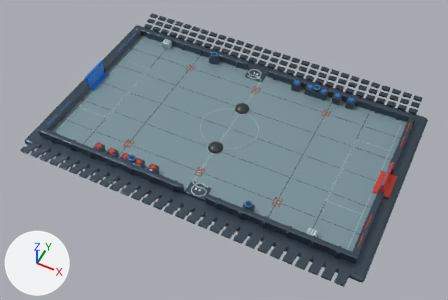
The Blender file assets/arena.blend: old version first, new version second.
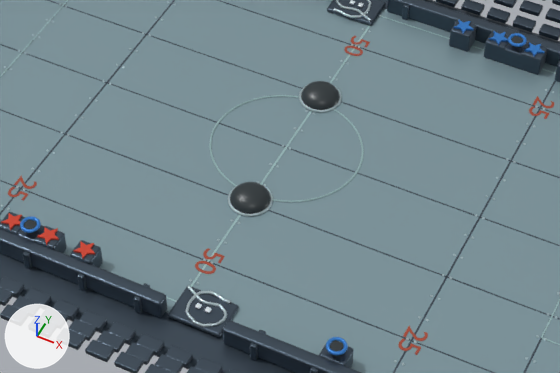
Old and new are each drawn whole from a camera (50 mm lens) standing at (25.0, -51.6, 59.8) and looking at (0.5, -2.5, -1.5) and again close up on the part from 27% to 74% of the width and 24% to 71% of the height. Arrows for +X, +Y and +Z are at lower left; the lights stay in place. The older version's two pictures come first.

Before the edit, the objects in view are built like this:
```python
ob_scoredome = bpy.data.objects.new('ScoreDome', me_sphere)
ob_scoredome.location = (0.0, -4.0, 0.15)
ob_scoredome.scale = (1.0, 1.0, 0.6)
ob_scoredome_001 = bpy.data.objects.new('ScoreDome.001', me_sphere_001)
ob_scoredome_001.location = (0.0, 4.0, 0.15)
ob_scoredome_001.scale = (1.0, 1.0, 0.6)
ob_torus = bpy.data.objects.new('Torus', me_torus)
ob_torus.location = (0.0, 0.0, 0.09)
ob_torus.scale = (1.5, 1.4, 1.0)
ob_torus_001 = bpy.data.objects.new('Torus.001', me_torus_001)
ob_torus_001.location = (0.0, -4.0, 0.12)
ob_torus_002 = bpy.data.objects.new('Torus.002', me_torus_002)
ob_torus_002.location = (0.0, 4.0, 0.12)
# also in view: 'Floor panel seam.005' at (0.0, -8.4, 0.1); 'Arena foundation' at (0.0, 0.0, -0.4); 'Floor panel seam.008' at (0.0, 4.2, 0.1); 'Multiplier housing' at (-1.2, 11.2, 0.2); 'Floor panel seam.006' at (0.0, -4.2, 0.1)
```
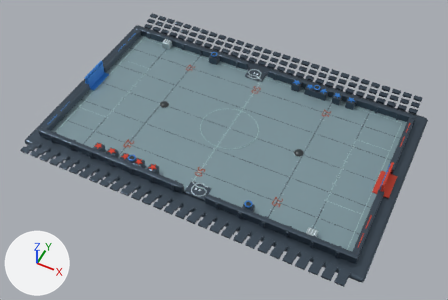
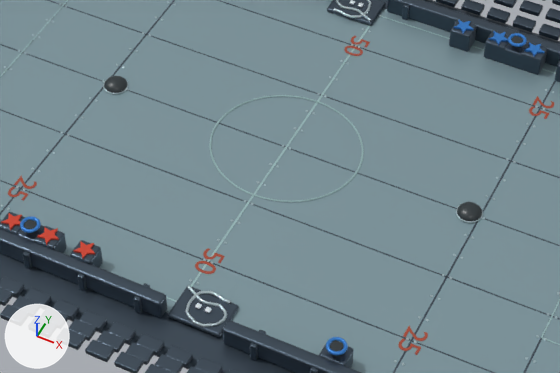
Location of each change, (x1, y1, x2, y2) in pixels of the close-ups (560 x 373 px):
'ScoreDome', reshaped, moved (40% narrower, 45% shorter): before (230, 182, 271, 214); after (104, 76, 128, 93)
'ScoreDome.001', reshaped, moved (33% narrower, 33% shorter): before (301, 81, 339, 110); after (457, 202, 482, 221)
'Torus.001', moved, rescaled: before (228, 184, 273, 216); after (103, 80, 129, 94)
'Torus.002', moved, rescaled (36% narrower, 29% shorter): before (299, 85, 342, 112); after (456, 204, 483, 223)

Patch to the scene script:
```diff
--- a/assets/arena.blend.py
+++ b/assets/arena.blend.py
@@ me_sphere @@
 # used by ob_scoredome; location = (0.0, -4.0, 0.15); scale = (1.0, 1.0, 0.6)
-me_sphere.from_pydata(...)  # 266 vertices, 288 faces; spans x -1.0..1.0, y -1.0..1.0, z -1.0..1.0
+me_sphere.from_pydata(...)  # 266 vertices, 288 faces; spans x -0.62..0.62, y -0.62..0.62, z -0.62..0.62
+# me_sphere part 1: 266 vertices removed from x -1.0..1.0, y -1.0..1.0, z -1.0..1.0; 266 vertices added at x -0.62..0.62, y -0.62..0.62, z -0.62..0.62, forming a UV sphere (24 segments, 12 rings, poles along z)
 me_sphere.materials.append(mat_joint_rubber)
@@ me_torus_001 @@
 # used by ob_torus_001; location = (0.0, -4.0, 0.12)
-me_torus_001.from_pydata(...)  # 576 vertices, 576 faces; spans x -1.11..1.11, y -1.11..1.11, z -0.07..0.07
+me_torus_001.from_pydata(...)  # 576 vertices, 576 faces; spans x -0.66..0.66, y -0.66..0.66, z -0.04..0.04
+# me_torus_001 part 2: the whole mesh is scaled about its middle by (0.598, 0.598, 0.571)
 me_torus_001.materials.append(mat_brushed_silver_armor)
@@ me_sphere_001 @@
 # used by ob_scoredome_001; location = (0.0, 4.0, 0.15); scale = (1.0, 1.0, 0.6)
-me_sphere_001.from_pydata(...)  # 266 vertices, 288 faces; spans x -1.0..1.0, y -1.0..1.0, z -1.0..1.0
+me_sphere_001.from_pydata(...)  # 266 vertices, 288 faces; spans x -0.62..0.62, y -0.62..0.62, z -0.62..0.62
+# me_sphere_001 part 3: 266 vertices removed from x -1.0..1.0, y -1.0..1.0, z -1.0..1.0; 266 vertices added at x -0.62..0.62, y -0.62..0.62, z -0.62..0.62, forming a UV sphere (24 segments, 12 rings, poles along z)
 me_sphere_001.materials.append(mat_joint_rubber)
@@ me_torus_002 @@
 # used by ob_torus_002; location = (0.0, 4.0, 0.12)
-me_torus_002.from_pydata(...)  # 576 vertices, 576 faces; spans x -1.11..1.11, y -1.11..1.11, z -0.07..0.07
+me_torus_002.from_pydata(...)  # 576 vertices, 576 faces; spans x -0.66..0.66, y -0.66..0.66, z -0.04..0.04
+# me_torus_002 part 4: the whole mesh is scaled about its middle by (0.598, 0.598, 0.571)
 me_torus_002.materials.append(mat_brushed_silver_armor)
@@ ob_scoredome @@
 ob_scoredome = bpy.data.objects.new('ScoreDome', me_sphere)
-ob_scoredome.location = (0.0, -4.0, 0.15)
+ob_scoredome.location = (-9.96, 0.0, 0.12)
 ob_scoredome.scale = (1.0, 1.0, 0.6)
@@ ob_torus_001 @@
 ob_torus_001 = bpy.data.objects.new('Torus.001', me_torus_001)
-ob_torus_001.location = (0.0, -4.0, 0.12)
+ob_torus_001.location = (-9.96, 0.0, 0.12)
@@ ob_scoredome_001 @@
 ob_scoredome_001 = bpy.data.objects.new('ScoreDome.001', me_sphere_001)
-ob_scoredome_001.location = (0.0, 4.0, 0.15)
+ob_scoredome_001.location = (9.96, 0.0, 0.12)
 ob_scoredome_001.scale = (1.0, 1.0, 0.6)
@@ ob_torus_002 @@
 ob_torus_002 = bpy.data.objects.new('Torus.002', me_torus_002)
-ob_torus_002.location = (0.0, 4.0, 0.12)
+ob_torus_002.location = (9.96, 0.0, 0.12)
```
